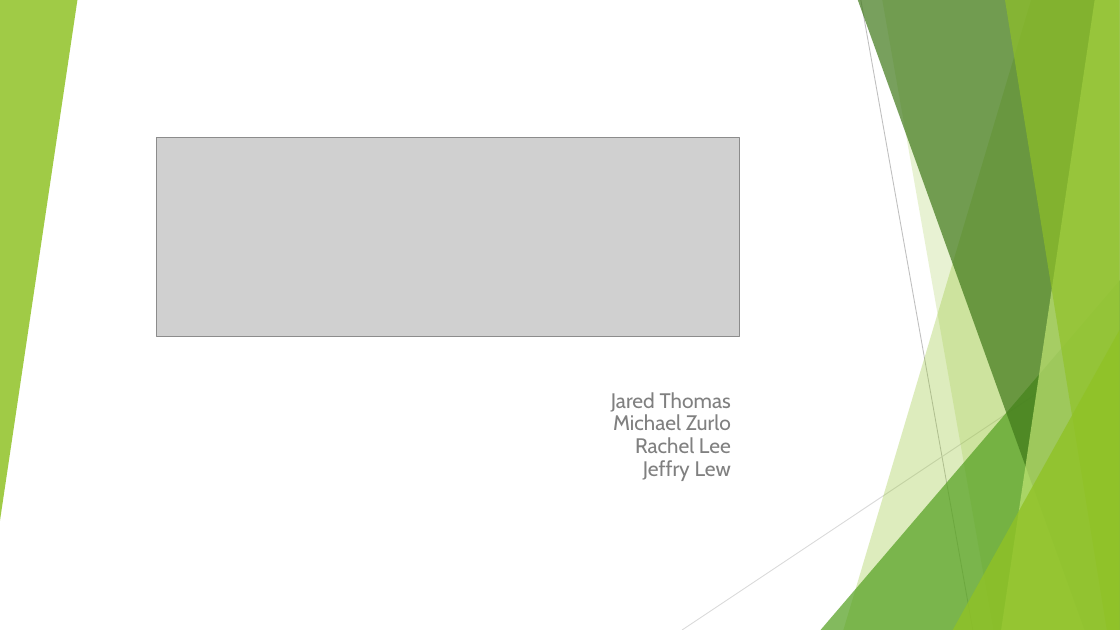
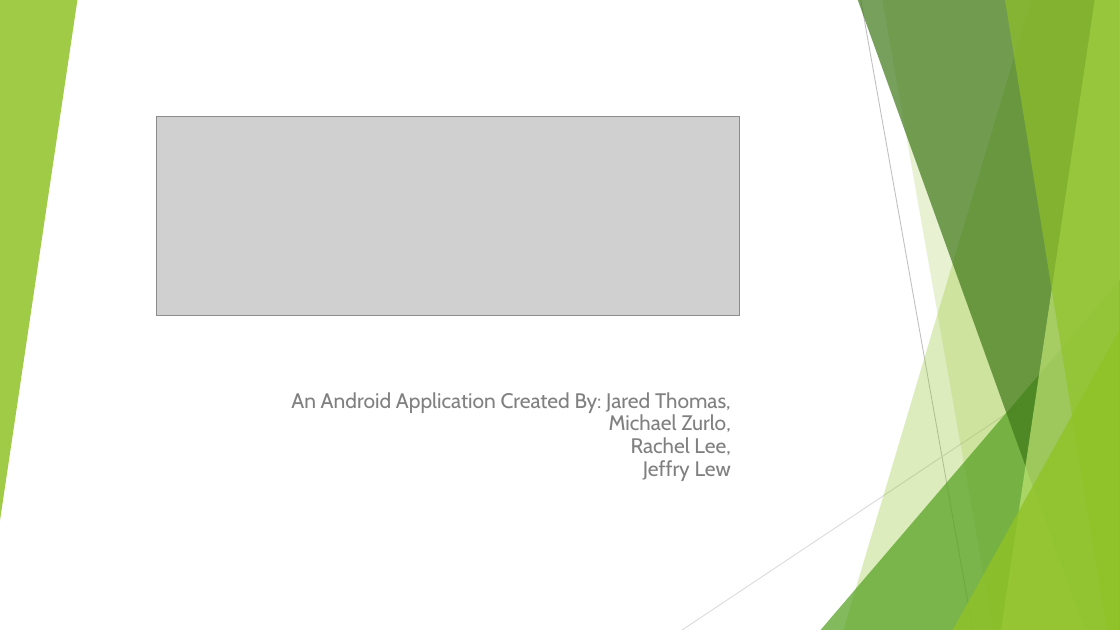
Before and after one commit to MikeZur/weightTrack, a slide deck: slide 1 of WeightTrack/Eleat-Pitch.pptx. Drawn at 1120x630 pixels with LibreOffice and Linux fonts; fonts in the diff are those of the drawing; grey boxes stand for pictures. Boxes give left, top, right and bottom in pixels: in the first picture for what was removed or moved away, otherwise in the second. Text is boxed around its words. In the diff, an @@ line names an element or a change of style, - is before the commit and + after.

```diff
--- a/WeightTrack/Eleat-Pitch.pptx
+++ b/WeightTrack/Eleat-Pitch.pptx
@@ picture moved from (x1=156, y1=138, x2=739, y2=337) to (x1=156, y1=116, x2=739, y2=315) @@
@@ subtitle at (x1=291, y1=392, x2=731, y2=455): text changed @@
-Jared Thomas
-Michael Zurlo
-Rachel Lee
+An Android Application Created By: Jared Thomas,
+Michael Zurlo,
+Rachel Lee,
```
Also in this commit, not shown: 3 slides added.
